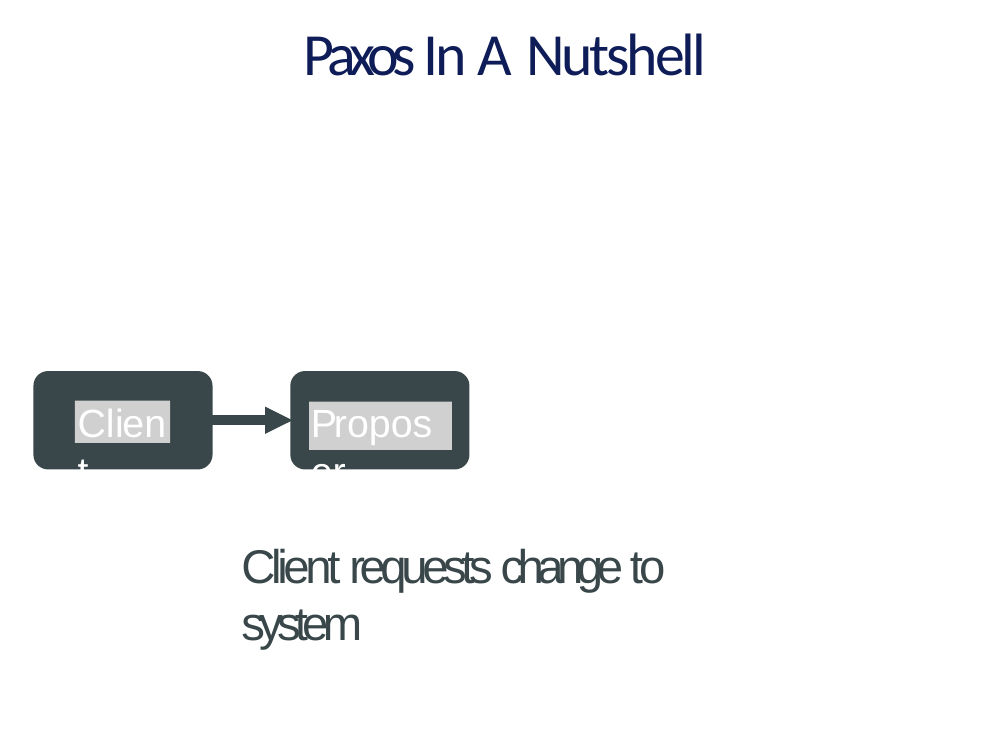
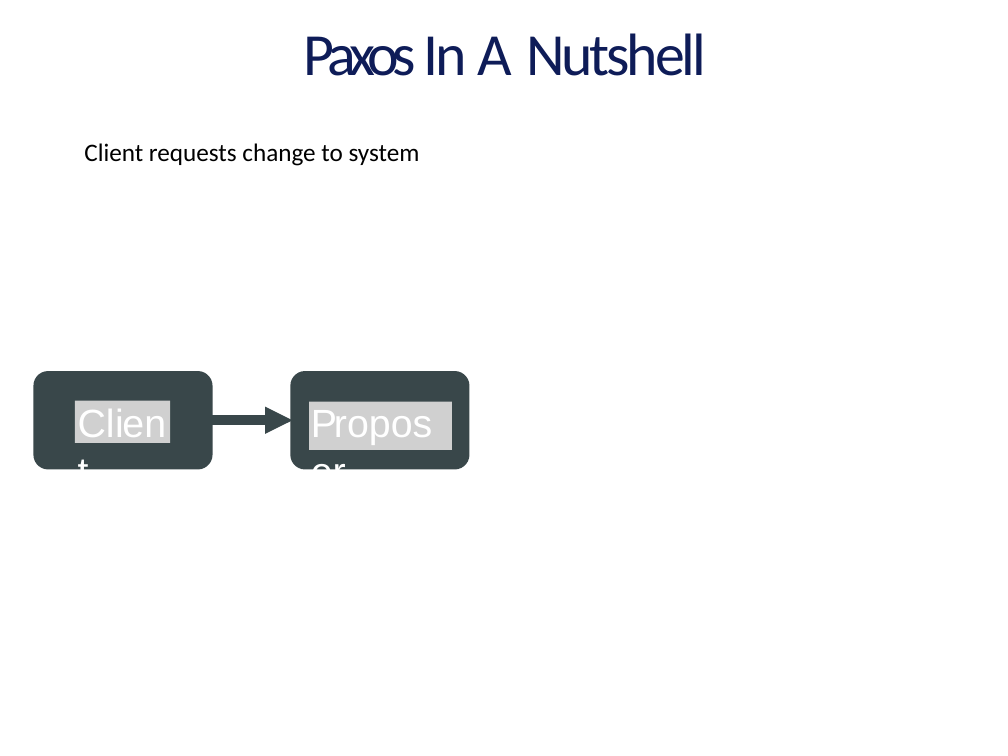
Before and after one commit to vu-resilient-distributed-systems/lectures-fall-2019, a slide deck: slide 52 of Module-5-AvoidingFailures/04_00_SoftwareFaultTolerance.pptx. Drawn at 1008x756 pixels with LibreOffice and Linux fonts; fonts in the diff are those of the drawing; grey boxes stand for pictures; background and template pictures are left out. Boxes give left, top, right and bottom in pixels: in the first picture for what was removed or moved away, otherwise in the second. Text is boxed around its words. In the diff, an @@ line names an element or a change of style, - is before the commit and + after.

```diff
--- a/Module-5-AvoidingFailures/04_00_SoftwareFaultTolerance.pptx
+++ b/Module-5-AvoidingFailures/04_00_SoftwareFaultTolerance.pptx
@@ text "Client requests change to system": place and size @@
-text "Client requests change to system" at <box>241,548,666,649</box>
+text "Client requests change to system" at <box>84,143,420,166</box>
@@ text "Client requests change to system" at <box>84,143,420,166</box>: size 33.8 to 18 pt, font Arial to Calibri, text colour #39474A to #000000; letter spacing -3.1 to 0 pt in "Client"; letter spacing -3.8 to 0 pt in "requests"; letter spacing -4.6 to 0 pt in "change"; letter spacing -2.6 to 0 pt in "to"; letter spacing -4.1 to 0 pt in "system"; indent changed @@
```
Also in this commit, not shown: 2 other slides changed, 1 other file.
